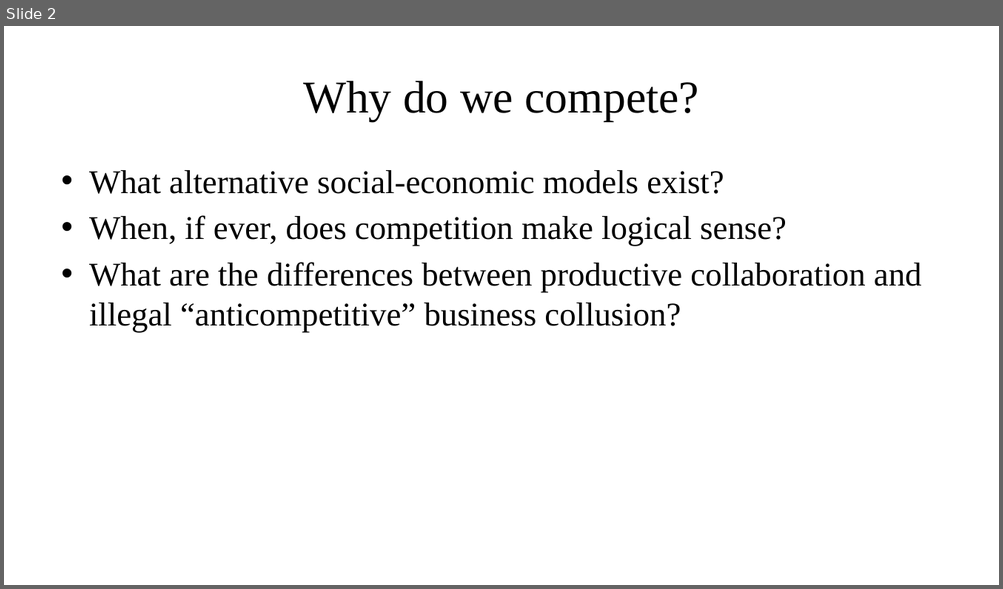
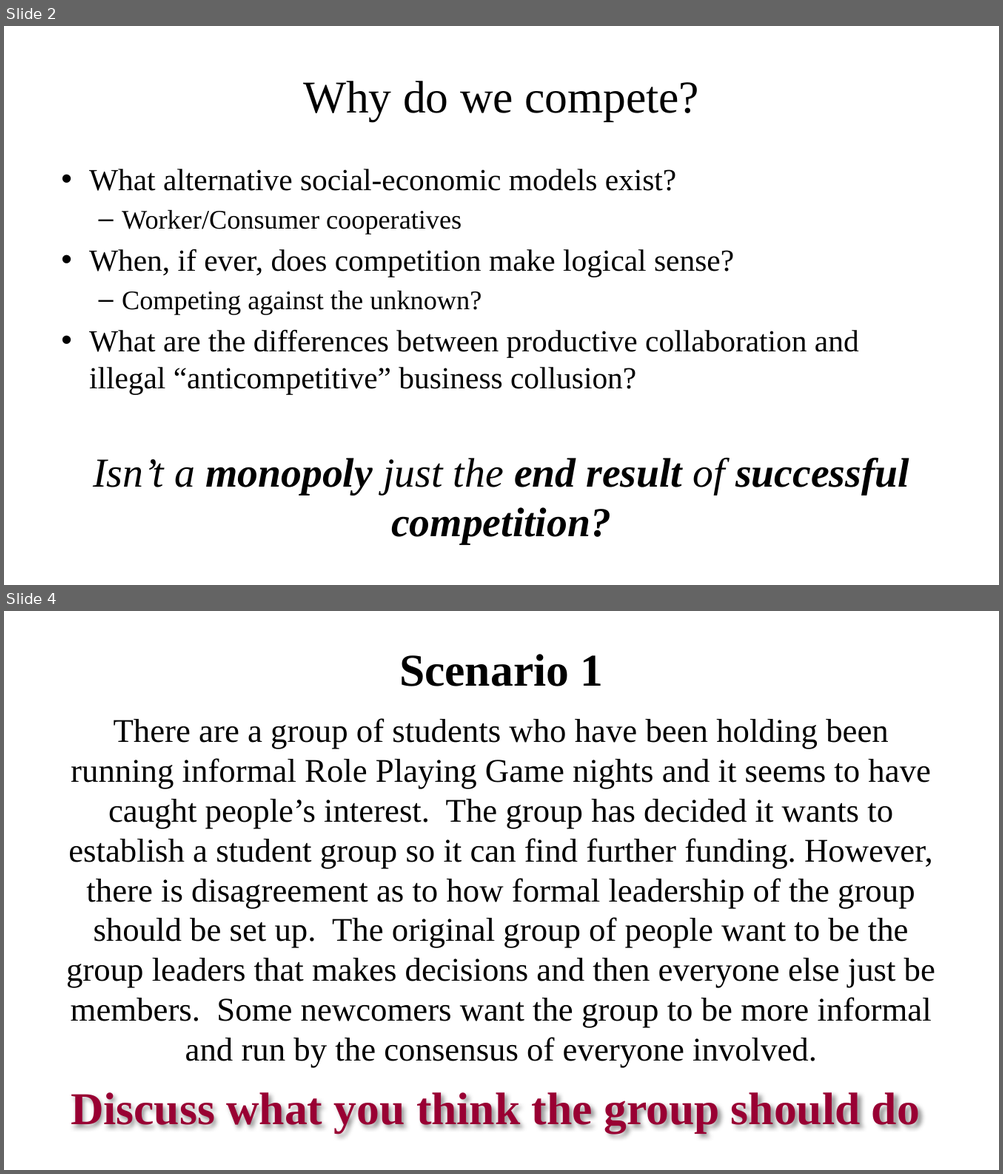
Before and after one commit to other-realm/spark, a slide deck: SparkClass4.pptx. Shown one above the other, each under a label of ours: slide 2 before the commit, slides 2 and 4 after it; the slides between them are not shown. The pictures are 1003x589 and 1003x1174 pixels, drawn with LibreOffice and Linux fonts; fonts in the diff are those of the drawing. Boxes give left, top, right and bottom in pixels: in the first picture for what was removed or moved away, otherwise in the second. Text is boxed around its words. In the diff, an @@ line names an element or a change of style, - is before the commit and + after.

```diff
--- a/SparkClass4.pptx
+++ b/SparkClass4.pptx
@@ slide 4 added at (4,611,999,1170), background #FFFFFF @@
@@ title added at (399,654,603,686), 44 pt, text #000000, bold @@
+Scenario 1
@@ text added at (66,718,935,1068), 32 pt, text #000000 @@
+There are a group of students who have been holding been running informal Role Playing Game nights and it seems to have caught people’s interest. The group has decided it wants to establish a student group so it can find further funding. However, there is disagreement as to how formal leadership of the group should be set up. The original group of people want to be the group leaders that makes decisions and then everyone else just be members. Some newcomers want the group to be more informal and run by the consensus of everyone involved.
@@ text added at (71,1089,919,1133), 44 pt, text #990033, bold @@
+Discuss what you think the group should do
@@ slide 2 changed as well @@
@@ text at (89,169,859,395): size 32 to 29.6 pt in "What alternative social-economic models exist?", "When, if ever, does competition make logical ...", "What are the differences between productive collaboration ..." @@
@@ text at (122,210,461,234): paragraph added @@
+  – Worker/Consumer cooperatives
@@ text at (122,290,481,315): paragraph added @@
+  – Competing against the unknown?
@@ text at (93,457,909,545): paragraph added @@
+Isn’t a monopoly just the end result of successful competition?
```
Also in this commit, not shown: 2 other slides changed, 2 other slides added, 41 other files.
